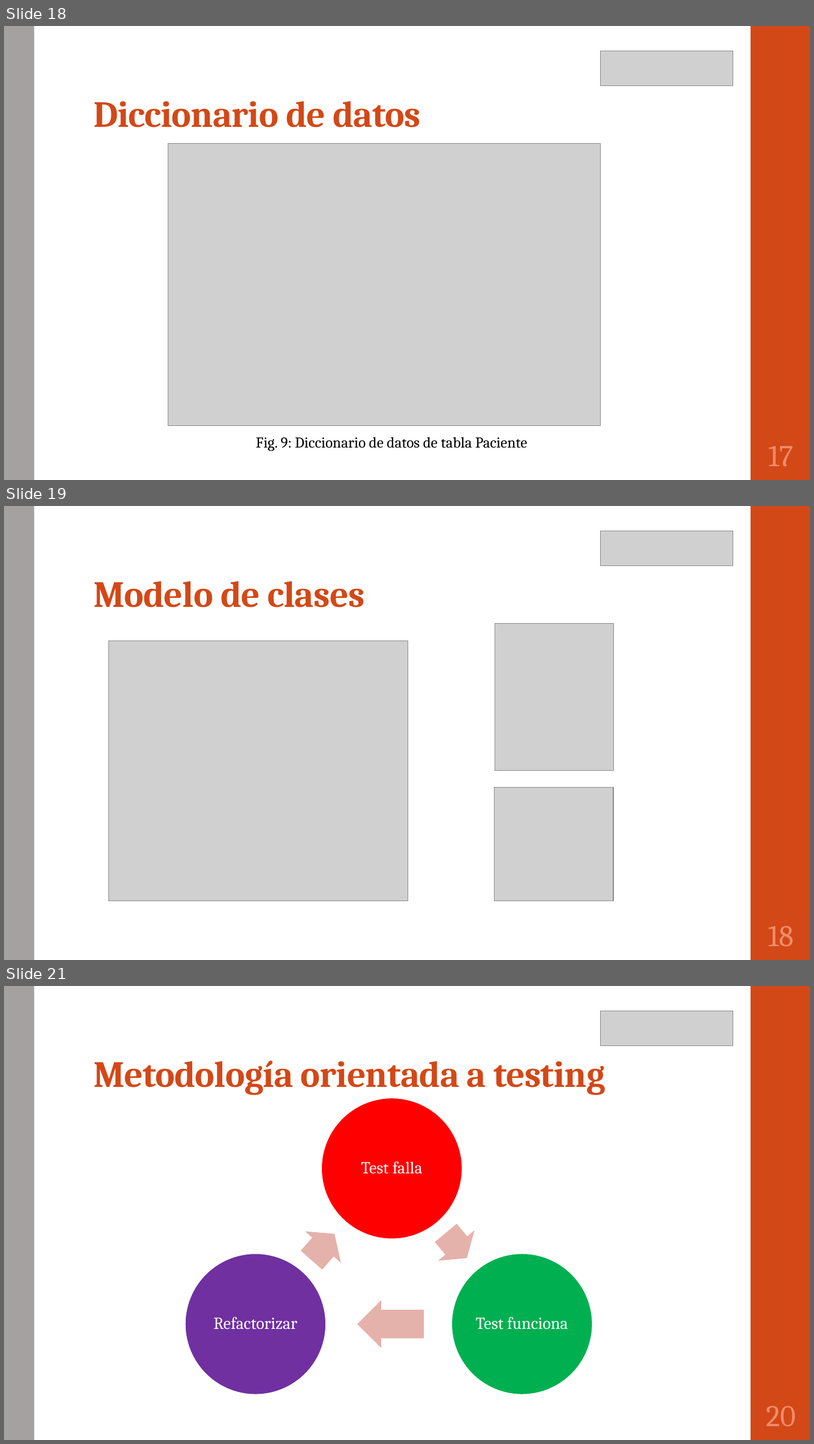
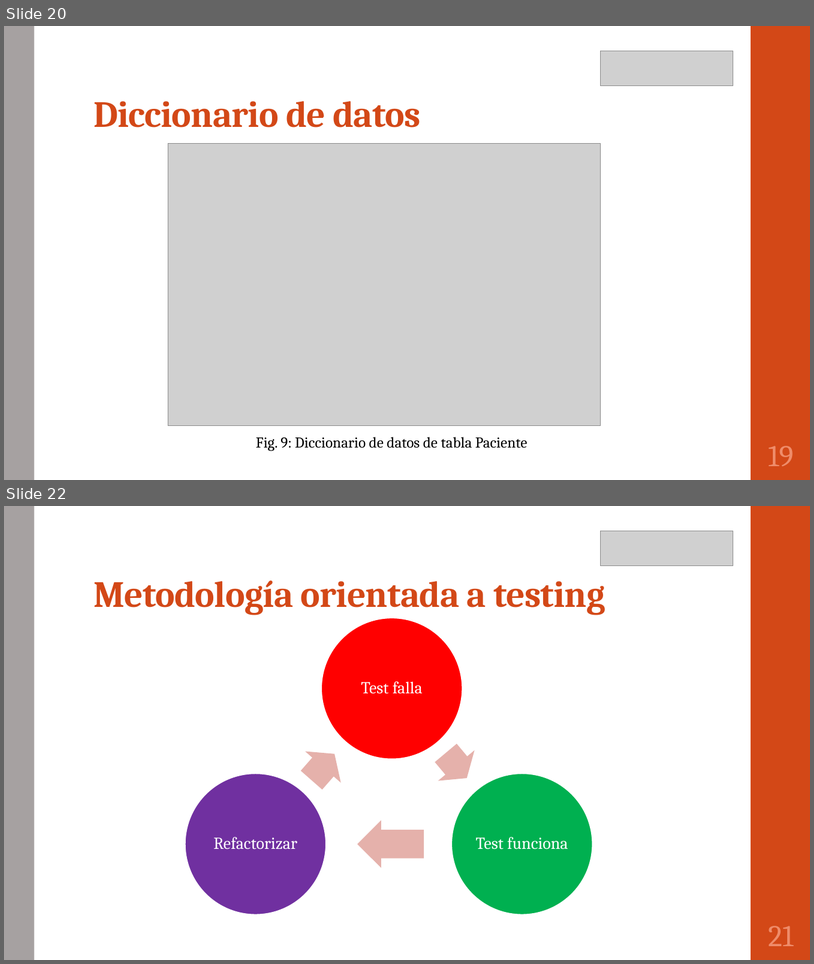
Before and after one commit to portafolio2016/hipocrates, a slide deck: presentación segunda iteración.pptx. Shown one above the other, each under a label of ours: slides 18, 19 and 21 before the commit, slides 20 and 22 after it; the slides between them are not shown. The pictures are 814x1444 and 814x964 pixels, drawn with LibreOffice and Linux fonts; fonts in the diff are those of the drawing; grey boxes stand for pictures. Boxes give left, top, right and bottom in pixels: in the first picture for what was removed or moved away, otherwise in the second. Text is boxed around its words. In the diff, an @@ line names an element or a change of style, - is before the commit and + after.

```diff
--- a/presentación segunda iteración.pptx
+++ b/presentación segunda iteración.pptx
@@ slide 19 removed at [4, 506, 810, 960], background #FFFFFF; not listed: 2 template elements that a slide beside it also shows @@
@@ picture removed at [601, 531, 734, 565] @@
@@ title removed at [93, 581, 365, 607] @@
-Modelo de clases
@@ picture removed at [495, 624, 614, 771] @@
@@ picture removed at [108, 641, 408, 901] @@
@@ picture removed at [495, 787, 614, 901] @@
@@ page number removed at [768, 925, 794, 946] @@
-18
@@ what was slide 18 is now slide 20 @@
@@ page number at [768, 445, 794, 466]: text changed @@
-17
+19
@@ what was slide 21 is now slide 22 @@
@@ page number at [768, 925, 794, 946]: text changed @@
-20
+21
```
Also in this commit, not shown: 10 slides changed, 2 slides added, 1 other file.
